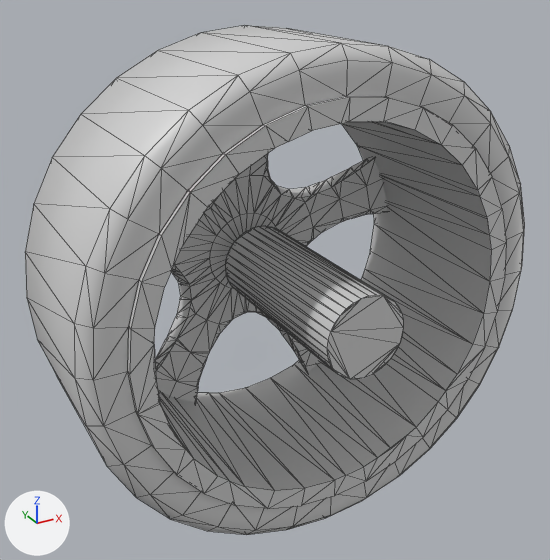
Before and after pictures for a commit that changed the COLLADA model jetduinobot_description/meshes/wheel.dae.
One viewpoint serves both versions: a camera (50 mm lens) standing at (-0.44, -0.77, 0.39) and looking at (-0.019, -0.004, 0.007). Every picture has the same lights, and +X, +Y and +Z are marked at lower left. Mesh edges are drawn as thin lines. Where no turn or scale is listed for an object, it has been applied to the vertices. Vertices at the same position are counted once.
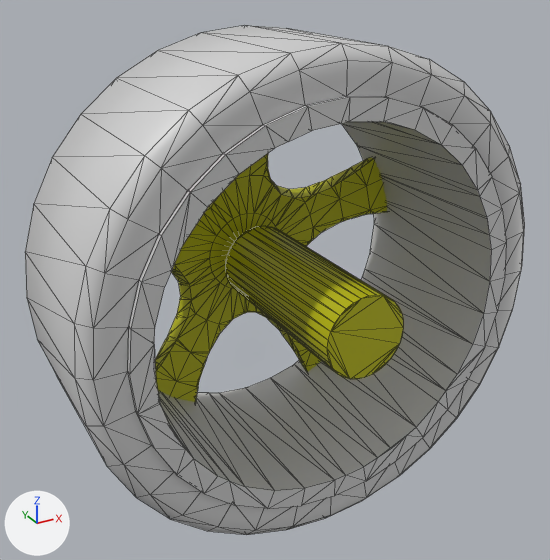
Commit message: New wheel to try.

Pixel boxes [x1, y1, x2, y2] of what changed, in the pictures (550 x 560 px):
'Sphere_001', recoloured (grey to yellow): [155, 154, 387, 402] in both
'Cylinder_002', recoloured (grey to yellow): [226, 226, 403, 379] in both

Patch to the scene script:
```diff
--- a/jetduinobot_description/meshes/wheel.dae.py
+++ b/jetduinobot_description/meshes/wheel.dae.py
@@ mat_yellow_1 @@
 mat_yellow_1 = principled_material('yellow')
-mat_yellow_1.base_color = (0.64, 0.64, 0.64)  # light grey #d1d1d1
+mat_yellow_1.base_color = (0.48, 0.48, 0.0)  # yellow #b8b800
 mat_yellow_1.roughness = 0.44
@@ mat_material_001 @@
+mat_material_001 = principled_material('Material_001')
+mat_material_001.base_color = (0.48, 0.48, 0.0)  # yellow #b8b800
+mat_material_001.roughness = 0.44
@@ mat_dark_yellow @@
+mat_dark_yellow = principled_material('dark_yellow')
+mat_dark_yellow.base_color = (0.418, 0.368, 0.0368)  # yellow #ada336
+mat_dark_yellow.roughness = 0.44
@@ me_sphere_001 @@
 me_sphere_001.from_pydata(...)  # 578 vertices, 1152 faces; spans x -0.227..0.229, y 0.01..0.06, z -0.214..0.233
 # used by ob_sphere_001; location = (0.0, 0.08, 0.0)
-me_sphere_001.materials.append(mat_darker_yellow)  # light grey #d1d1d1
+# me_sphere_001 part 1: all 1024 faces that had it switch from mat_yellow (light grey #d1d1d1) to mat_yellow_1 (yellow #b8b800)
+me_sphere_001.materials.append(mat_dark_yellow)  # yellow #ada336
@@ me_cylinder_003 @@
 me_cylinder_003.from_pydata(...)  # 64 vertices, 124 faces; spans x -0.05..0.05, y -0.125..0.125, z -0.05..0.05
-me_cylinder_003.materials.append(mat_yellow_1)  # light grey #d1d1d1
+me_cylinder_003.materials.append(mat_material_001)  # yellow #b8b800
```
